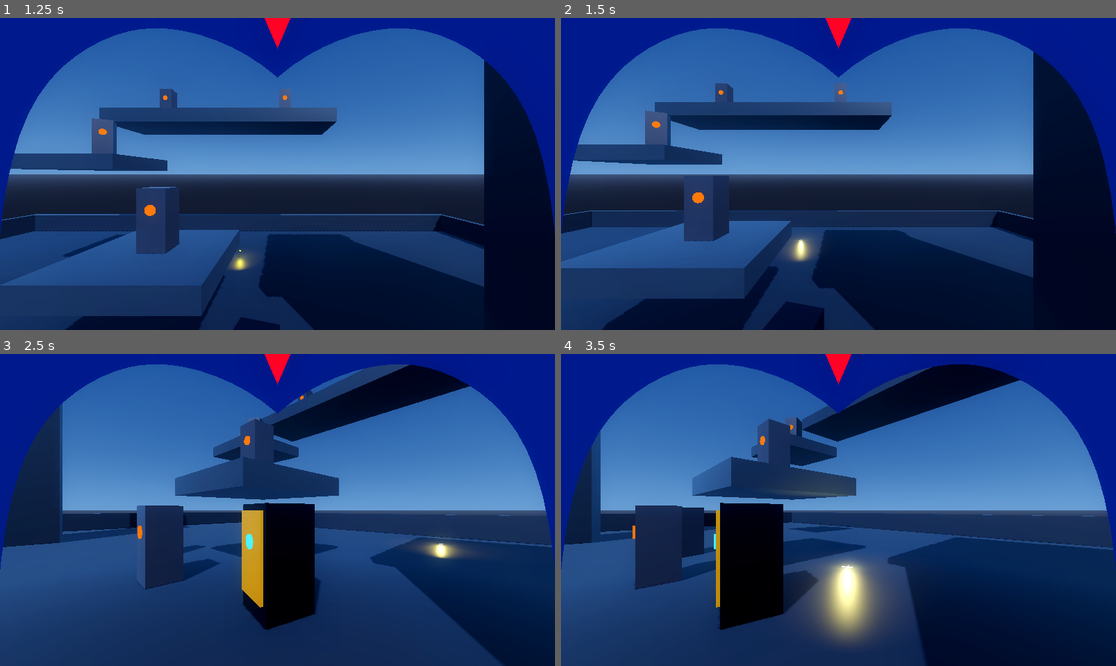
Above: before the commit, frames 1-4 (two rows, left to right).
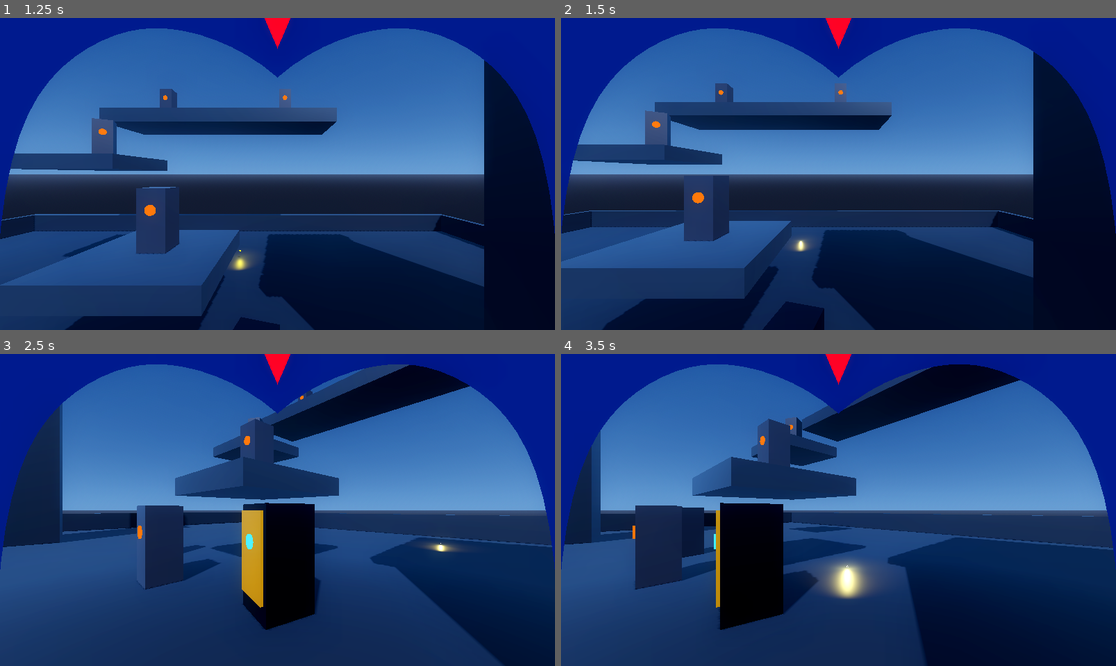
Above: after the commit, the same moments.

Repository: b6-stack/mega-man-x-remade
Game: Godot game, scene res://scenes/test_arena.tscn
Same seed, same stepped clock (60 frames per second), same inputs: the game is played once before the commit and once after it.
Inputs (mouse positions are in pixels of both pictures, inside the frame that each line leads up to):
- Up to frame 1 (1.25 s): tap Enter (ui_accept) at 0.5, 0.77, 1.07 s; move the mouse to (399, 158) at 0.52 s; hold D from 0.53 s (still down); hold Space from 0.53 s (still down); click (399, 158) at 0.67 s
- Up to frame 2 (1.5 s): release D at 1.25 s; release Space at 1.25 s; drag from (727, 189) to (810, 236) at 1.27 s
- Up to frame 3 (2.5 s): move the mouse to (333, 441) at 2.02 s; hold D from 2.03 s (still down); hold Q from 2.03 s (still down)
- Up to frame 4 (3.5 s): release D at 2.75 s; release Q at 2.75 s; drag from (810, 572) to (672, 463) at 2.77 s

Frame 1 is identical in both runs. In frame 2, 0.3% of the frame differs, in the area x 39-47%, y 70-79%; in frame 3, 0.4%; in frame 4, 3.6%, in the area x 39-62%, y 41-94%.

Commit message:
feat(fx): make impact splash and deflect sparks camera-facing and scale by 50%

Diff:
--- a/scenes/effects/deflect_sparks.tscn
+++ b/scenes/effects/deflect_sparks.tscn
@@ -4,14 +4,14 @@
 
 [sub_resource type="ParticleProcessMaterial" id="ParticleProcessMaterial_sparks"]
 emission_shape = 1
-emission_sphere_radius = 0.04
+emission_sphere_radius = 0.02
 direction = Vector3(0, 0, 1)
-spread = 55.0
-initial_velocity_min = 6.0
-initial_velocity_max = 14.0
-gravity = Vector3(0, -14.0, 0)
-scale_min = 0.04
-scale_max = 0.09
+spread = 50.0
+initial_velocity_min = 3.5
+initial_velocity_max = 8.0
+gravity = Vector3(0, -9.8, 0)
+scale_min = 0.02
+scale_max = 0.045
 damping_min = 1.0
 damping_max = 3.0
 
@@ -24,8 +24,8 @@
 
 [sub_resource type="CapsuleMesh" id="CapsuleMesh_spark_needle"]
 material = SubResource("StandardMaterial3D_spark_mat")
-radius = 0.018
-height = 0.10
+radius = 0.01
+height = 0.05
 
 [sub_resource type="StandardMaterial3D" id="StandardMaterial3D_ping"]
 transparency = 1
@@ -33,11 +33,11 @@
 albedo_color = Color(1, 1, 0.9, 1)
 emission_enabled = true
 emission = Color(1.0, 0.9, 0.4, 1)
-emission_energy_multiplier = 12.0
+emission_energy_multiplier = 10.0
 
 [sub_resource type="BoxMesh" id="BoxMesh_ping"]
 material = SubResource("StandardMaterial3D_ping")
-size = Vector3(0.04, 0.5, 0.04)
+size = Vector3(0.02, 0.25, 0.02)
 
 [node name="DeflectSparks" type="Node3D"]
 top_level = true
@@ -45,15 +45,15 @@
 
 [node name="GPUParticles3D" type="GPUParticles3D" parent="."]
 emitting = false
-amount = 45
-lifetime = 0.38
+amount = 30
+lifetime = 0.3
 one_shot = true
 explosiveness = 0.96
 process_material = SubResource("ParticleProcessMaterial_sparks")
 draw_pass_1 = SubResource("CapsuleMesh_spark_needle")
 
 [node name="PingFlash" type="MeshInstance3D" parent="."]
-transform = Transform3D(0.707107, -0.707107, 0, 0.707107, 0.707107, 0, 0, 0, 1, 0, 0, 0.02)
+transform = Transform3D(0.707107, -0.707107, 0, 0.707107, 0.707107, 0, 0, 0, 1, 0, 0, 0.01)
 mesh = SubResource("BoxMesh_ping")
 
 [node name="PingFlash2" type="MeshInstance3D" parent="PingFlash"]
@@ -62,5 +62,5 @@
 
 [node name="OmniLight3D" type="OmniLight3D" parent="."]
 light_color = Color(1.0, 0.9, 0.4, 1)
-light_energy = 9.0
-omni_range = 3.5
+light_energy = 5.5
+omni_range = 2.0
--- a/scenes/effects/impact_splash.tscn
+++ b/scenes/effects/impact_splash.tscn
@@ -4,26 +4,26 @@
 
 [sub_resource type="ParticleProcessMaterial" id="ParticleProcessMaterial_splash"]
 emission_shape = 1
-emission_sphere_radius = 0.08
+emission_sphere_radius = 0.04
 direction = Vector3(0, 0, 1)
-spread = 80.0
-initial_velocity_min = 4.0
-initial_velocity_max = 9.0
-gravity = Vector3(0, -6, 0)
-scale_min = 0.08
-scale_max = 0.16
+spread = 75.0
+initial_velocity_min = 2.0
+initial_velocity_max = 5.0
+gravity = Vector3(0, -4, 0)
+scale_min = 0.04
+scale_max = 0.08
 
 [sub_resource type="StandardMaterial3D" id="StandardMaterial3D_splash_p"]
 shading_mode = 0
 albedo_color = Color(1, 0.92, 0.15, 1)
 emission_enabled = true
 emission = Color(1, 0.9, 0.1, 1)
-emission_energy_multiplier = 8.0
+emission_energy_multiplier = 7.0
 
 [sub_resource type="SphereMesh" id="SphereMesh_splash_pass"]
 material = SubResource("StandardMaterial3D_splash_p")
-radius = 0.06
-height = 0.12
+radius = 0.03
+height = 0.06
 
 [sub_resource type="StandardMaterial3D" id="StandardMaterial3D_ring"]
 transparency = 1
@@ -35,8 +35,8 @@
 
 [sub_resource type="TorusMesh" id="TorusMesh_ring"]
 material = SubResource("StandardMaterial3D_ring")
-inner_radius = 0.25
-outer_radius = 0.35
+inner_radius = 0.12
+outer_radius = 0.18
 
 [sub_resource type="StandardMaterial3D" id="StandardMaterial3D_flare"]
 transparency = 1
@@ -44,11 +44,11 @@
 albedo_color = Color(1, 1, 1, 1)
 emission_enabled = true
 emission = Color(1, 0.95, 0.4, 1)
-emission_energy_multiplier = 10.0
+emission_energy_multiplier = 9.0
 
 [sub_resource type="BoxMesh" id="BoxMesh_flare"]
 material = SubResource("StandardMaterial3D_flare")
-size = Vector3(0.06, 0.6, 0.06)
+size = Vector3(0.03, 0.3, 0.03)
 
 [node name="ImpactSplash" type="Node3D"]
 top_level = true
@@ -56,19 +56,19 @@
 
 [node name="GPUParticles3D" type="GPUParticles3D" parent="."]
 emitting = false
-amount = 32
-lifetime = 0.45
+amount = 24
+lifetime = 0.35
 one_shot = true
 explosiveness = 0.95
 process_material = SubResource("ParticleProcessMaterial_splash")
 draw_pass_1 = SubResource("SphereMesh_splash_pass")
 
 [node name="ShockwaveRing" type="MeshInstance3D" parent="."]
-transform = Transform3D(1, 0, 0, 0, -4.37114e-08, -1, 0, 1, -4.37114e-08, 0, 0, 0.02)
+transform = Transform3D(1, 0, 0, 0, -4.37114e-08, -1, 0, 1, -4.37114e-08, 0, 0, 0.01)
 mesh = SubResource("TorusMesh_ring")
 
 [node name="StarFlare" type="MeshInstance3D" parent="."]
-transform = Transform3D(1, 0, 0, 0, 1, 0, 0, 0, 1, 0, 0, 0.04)
+transform = Transform3D(1, 0, 0, 0, 1, 0, 0, 0, 1, 0, 0, 0.02)
 mesh = SubResource("BoxMesh_flare")
 
 [node name="StarFlare2" type="MeshInstance3D" parent="StarFlare"]
@@ -77,5 +77,5 @@
 
 [node name="OmniLight3D" type="OmniLight3D" parent="."]
 light_color = Color(1, 0.92, 0.15, 1)
-light_energy = 8.0
-omni_range = 4.0
+light_energy = 5.0
+omni_range = 2.5
--- a/scripts/effects/deflect_sparks.gd
+++ b/scripts/effects/deflect_sparks.gd
@@ -1,7 +1,7 @@
 extends Node3D
 class_name DeflectSparks
 
-@export var duration: float = 0.45
+@export var duration: float = 0.38
 
 @onready var particles: GPUParticles3D = $GPUParticles3D
 @onready var ping_flash: MeshInstance3D = $PingFlash
@@ -10,26 +10,37 @@
 var _timer: float = 0.0
 
 func _ready() -> void:
+	_face_camera()
 	if particles:
 		particles.restart()
 		particles.emitting = true
 
-func setup(hit_normal: Vector3 = Vector3.UP) -> void:
-	if hit_normal != Vector3.ZERO:
-		var up_axis := Vector3.UP if abs(hit_normal.y) < 0.9 else Vector3.FORWARD
-		look_at(global_position + hit_normal, up_axis)
+func setup(_hit_normal: Vector3 = Vector3.UP) -> void:
+	_face_camera()
+
+func _face_camera() -> void:
+	var cam := get_viewport().get_camera_3d() if get_viewport() else null
+	if not cam and get_tree().current_scene:
+		cam = get_tree().current_scene.find_child("XRCamera3D", true, false) as Camera3D
+
+	if cam:
+		var to_cam := cam.global_position - global_position
+		if to_cam.length_squared() > 0.001:
+			var target_look := global_position - to_cam
+			var up_axis := Vector3.UP if abs(to_cam.normalized().y) < 0.9 else Vector3.FORWARD
+			look_at(target_look, up_axis)
 
 func _process(delta: float) -> void:
 	_timer += delta
 	var progress: float = clampf(_timer / duration, 0.0, 1.0)
 
 	if ping_flash:
-		var s: float = (1.0 - progress) * 0.7
+		var s: float = (1.0 - progress) * 0.35
 		ping_flash.scale = Vector3(s, s, s)
 		ping_flash.rotate_z(delta * 18.0)
 
 	if light:
-		light.light_energy = (1.0 - progress) * 9.0
+		light.light_energy = (1.0 - progress) * 5.5
 
 	if _timer >= duration:
 		queue_free()
--- a/scripts/effects/impact_splash.gd
+++ b/scripts/effects/impact_splash.gd
@@ -2,7 +2,7 @@
 class_name ImpactSplash
 
 @export var charge_level: int = 1
-@export var duration: float = 0.55
+@export var duration: float = 0.45
 
 @onready var particles: GPUParticles3D = $GPUParticles3D
 @onready var shockwave_ring: MeshInstance3D = $ShockwaveRing
@@ -12,69 +12,80 @@
 var _timer: float = 0.0
 
 func _ready() -> void:
+	_face_camera()
 	_setup_effect()
 
-func setup(level: int, hit_normal: Vector3 = Vector3.UP) -> void:
+func setup(level: int, _hit_normal: Vector3 = Vector3.UP) -> void:
 	charge_level = clampi(level, 1, 3)
-	if hit_normal != Vector3.ZERO:
-		var up_axis := Vector3.UP if abs(hit_normal.y) < 0.9 else Vector3.FORWARD
-		look_at(global_position + hit_normal, up_axis)
+	_face_camera()
 	if is_node_ready():
 		_setup_effect()
 
+func _face_camera() -> void:
+	var cam := get_viewport().get_camera_3d() if get_viewport() else null
+	if not cam and get_tree().current_scene:
+		cam = get_tree().current_scene.find_child("XRCamera3D", true, false) as Camera3D
+
+	if cam:
+		var to_cam := cam.global_position - global_position
+		if to_cam.length_squared() > 0.001:
+			var target_look := global_position - to_cam
+			var up_axis := Vector3.UP if abs(to_cam.normalized().y) < 0.9 else Vector3.FORWARD
+			look_at(target_look, up_axis)
+
 func _setup_effect() -> void:
 	var col: Color = Color(1.0, 0.92, 0.15)
-	var scale_mult: float = 1.0
-	var part_count: int = 32
-	var light_range: float = 4.0
+	var scale_mult: float = 0.5
+	var part_count: int = 24
+	var light_range: float = 2.2
 
 	match charge_level:
 		1:
 			col = Color(1.0, 0.92, 0.12)
-			scale_mult = 1.0
-			part_count = 30
-			light_range = 4.0
+			scale_mult = 0.5
+			part_count = 22
+			light_range = 2.2
 		2:
 			col = Color(0.15, 1.0, 0.4)
-			scale_mult = 1.6
-			part_count = 48
-			light_range = 6.0
+			scale_mult = 0.8
+			part_count = 36
+			light_range = 3.4
 		3:
 			col = Color(0.1, 0.8, 1.0)
-			scale_mult = 2.8
-			part_count = 75
-			light_range = 9.0
+			scale_mult = 1.4
+			part_count = 55
+			light_range = 5.0
 
 	if light:
 		light.light_color = col
 		light.omni_range = light_range
-		light.light_energy = 8.0 * scale_mult
+		light.light_energy = 5.0 * (scale_mult / 0.5)
 
 	if particles:
 		particles.amount = part_count
 		var p_mat := ParticleProcessMaterial.new()
 		p_mat.emission_shape = ParticleProcessMaterial.EMISSION_SHAPE_SPHERE
-		p_mat.emission_sphere_radius = 0.08 * scale_mult
+		p_mat.emission_sphere_radius = 0.04 * scale_mult
 		p_mat.direction = Vector3(0, 0, 1)
-		p_mat.spread = 80.0
-		p_mat.initial_velocity_min = 4.0 * scale_mult
-		p_mat.initial_velocity_max = 9.0 * scale_mult
-		p_mat.gravity = Vector3(0, -6.0, 0)
-		p_mat.scale_min = 0.08 * scale_mult
-		p_mat.scale_max = 0.16 * scale_mult
+		p_mat.spread = 75.0
+		p_mat.initial_velocity_min = 2.5 * scale_mult
+		p_mat.initial_velocity_max = 6.0 * scale_mult
+		p_mat.gravity = Vector3(0, -4.0, 0)
+		p_mat.scale_min = 0.04 * scale_mult
+		p_mat.scale_max = 0.08 * scale_mult
 		p_mat.damping_min = 3.0
-		p_mat.damping_max = 7.0
+		p_mat.damping_max = 6.0
 		particles.process_material = p_mat
 
 		var draw_mesh := SphereMesh.new()
-		draw_mesh.radius = 0.06 * scale_mult
-		draw_mesh.height = 0.12 * scale_mult
+		draw_mesh.radius = 0.03 * scale_mult
+		draw_mesh.height = 0.06 * scale_mult
 		var draw_mat := StandardMaterial3D.new()
 		draw_mat.shading_mode = BaseMaterial3D.SHADING_MODE_UNSHADED
 		draw_mat.albedo_color = col
 		draw_mat.emission_enabled = true
 		draw_mat.emission = col
-		draw_mat.emission_energy_multiplier = 8.0
+		draw_mat.emission_energy_multiplier = 7.0
 		draw_mesh.material = draw_mat
 		particles.draw_pass_1 = draw_mesh
 
@@ -90,7 +101,7 @@
 		ring_mat.emission = col
 		ring_mat.emission_energy_multiplier = 6.0
 		shockwave_ring.material_override = ring_mat
-		shockwave_ring.scale = Vector3(0.2, 0.2, 0.2) * scale_mult
+		shockwave_ring.scale = Vector3(0.1, 0.1, 0.1) * scale_mult
 
 	if star_flare:
 		var flare_mat := StandardMaterial3D.new()
@@ -99,31 +110,31 @@
 		flare_mat.albedo_color = Color(1.0, 1.0, 1.0, 1.0)
 		flare_mat.emission_enabled = true
 		flare_mat.emission = col
-		flare_mat.emission_energy_multiplier = 10.0
+		flare_mat.emission_energy_multiplier = 9.0
 		star_flare.material_override = flare_mat
-		star_flare.scale = Vector3(0.5, 0.5, 0.5) * scale_mult
+		star_flare.scale = Vector3(0.25, 0.25, 0.25) * scale_mult
 
 func _process(delta: float) -> void:
 	_timer += delta
 	var progress: float = clampf(_timer / duration, 0.0, 1.0)
 
 	if shockwave_ring:
-		var target_scale: float = 1.2
-		if charge_level == 2: target_scale = 2.0
-		elif charge_level == 3: target_scale = 3.6
-		var s: float = lerpf(0.2, target_scale, ease(progress, 0.4))
-		shockwave_ring.scale = Vector3(s, s, 0.1)
+		var target_scale: float = 0.6
+		if charge_level == 2: target_scale = 1.0
+		elif charge_level == 3: target_scale = 1.8
+		var s: float = lerpf(0.1, target_scale, ease(progress, 0.4))
+		shockwave_ring.scale = Vector3(s, s, 0.05)
 		if shockwave_ring.material_override is StandardMaterial3D:
 			var rmat: StandardMaterial3D = shockwave_ring.material_override
 			rmat.albedo_color.a = (1.0 - progress) * 0.9
 
 	if star_flare:
-		var s: float = (1.0 - progress) * (0.8 if charge_level == 1 else (1.4 if charge_level == 2 else 2.5))
+		var s: float = (1.0 - progress) * (0.4 if charge_level == 1 else (0.7 if charge_level == 2 else 1.25))
 		star_flare.scale = Vector3(s, s, s)
 		star_flare.rotate_z(delta * 12.0)
 
 	if light:
-		light.light_energy = (1.0 - progress) * 8.0
+		light.light_energy = (1.0 - progress) * 5.0
 
 	if _timer >= duration:
 		queue_free()
